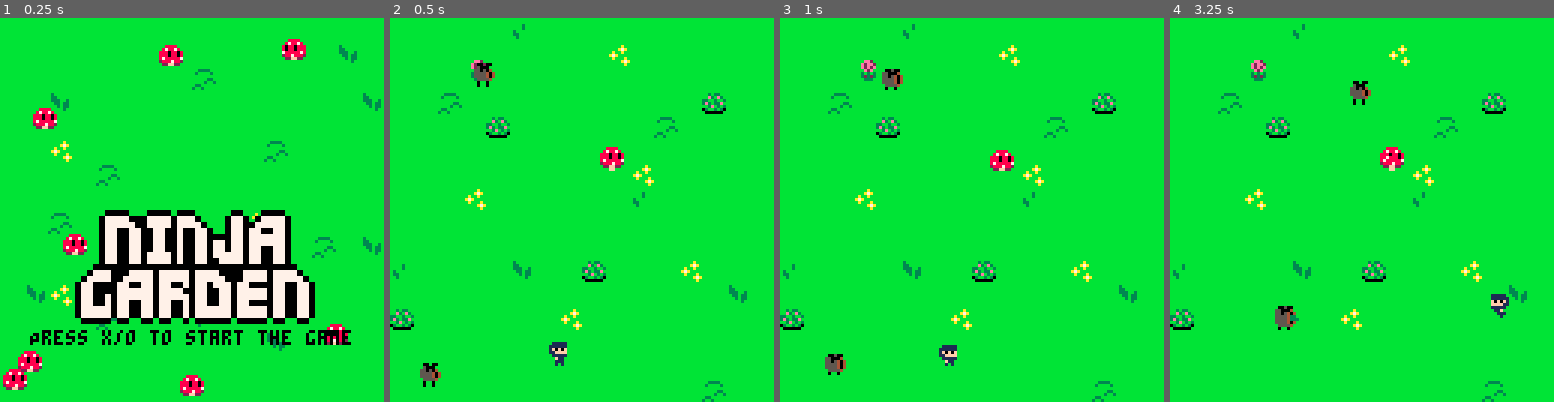
Above: before the commit, frames 1-4 (left to right).
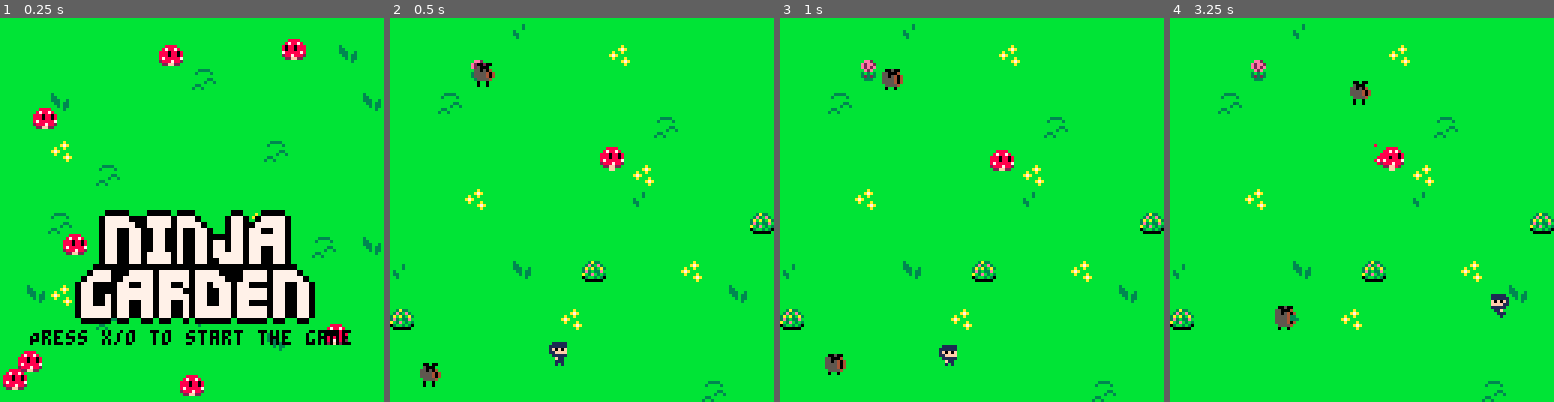
Above: after the commit, the same moments.

Repository: SnoozeTime/Spring2D_2025
Game: PICO-8 cartridge spring.p8
Two runs of this game, one before a commit and one after it. Both use one fixed random seed, a clock stepped at 60 frames per second and the inputs below.
Inputs:
- Up to frame 1 (0.25 s): no input
- Up to frame 2 (0.5 s): tap X (X key) at 0.33 s
- Up to frame 3 (1 s): tap O (Z key) at 0.7 s
- Up to frame 4 (3.25 s): tap X (X key) at 1.07, 1.85, 2.97 s; hold Right 1.6-2.1 s; tap O (Z key) every 0.4 s from 1.7 to 2.9 s; hold Up 2.15-2.42 s; hold Right 2.47-3.03 s; hold Left from 3.08 s (still down)

Frame 1 is identical in both runs. In frame 2, 0.7% of the frame differs, in the area x 0-100%, y 19-80%; in frame 3, 0.7%; in frame 4, 0.8%.

Commit message:
add sprite for animation

Diff:
--- a/spring.p8
+++ b/spring.p8
@@ -13,14 +13,14 @@
 #include gameover.lua
 #include win.lua
 __gfx__
-66666666666666666666666666666666666666666666666666888866bbbbbbbb6666666600000000000000000000000000000000000000000000000000000000
-66666666666666666666666666666666666666666688886668788786bb3b33bb666ee26605444444000000000000000000000000000000000000000000000000
-66666666666666666666666666666666666666666878878688808808bbe3be3b66e2ee2604544444000000000000000000000000000000000000000000000000
-6666666666668666666868666666666666666666888088088880880833bb3bb366e2e2e604454444000000000000000000000000000000000000000000000000
-666666666668786666668666666666666678886688808808878888873e3b33eb666e2e6604445444000000000000000000000000000000000000000000000000
-66666666666686666668686666688666688070868788888728887882bb3eb3b3663b3b3604444544000000000000000000000000000000000000000000000000
-666666666666666666666666668888666688886628887882622ff22603bb3b306632323604444454000000000000000000000000000000000000000000000000
-666666666666666666666666666ff666661ff166622ff226666ff666b000000b6663336604444445000000000000000000000000000000000000000000000000
+66666666866666666866666666666666666666666666666666888866bbbbbbbb6666666600000000000000000000000000000000000000000000000000000000
+66666666666668668666868666666666666666666688886668788786bb3a33bb666ee26605444444000000000000000000000000000000000000000000000000
+66666666666687866666686666666666666666666878878688808808b3e3be3b66e2ee2604544444000000000000000000000000000000000000000000000000
+666666666666686666668686666666666666666688808808888088083aba3ba366e2e2e604454444000000000000000000000000000000000000000000000000
+666666666866666686866666666666666678886688808808878888873e3b33eb666e2e6604445444000000000000000000000000000000000000000000000000
+66666666878666666866666666688666688070868788888728887882ab3eb3b3663b3b3604444544000000000000000000000000000000000000000000000000
+666666666866666686866668668888666688886628887882622ff22603bb3b306632323604444454000000000000000000000000000000000000000000000000
+666666666666666866666686666ff666661ff166622ff226666ff666b000000b6663336604444445000000000000000000000000000000000000000000000000
 04444445bbbbbbbbbbbbbbbbbbbbbbbbbbbbbbbb6666666666111116666666666611111600000000000000000000055555500000000000000000000000000000
 04444445bbbbbbbbb3bbbbbbbb3333bbbbbbbbbb6611111661111116661111166111111600000555555000000000566666650000000000000000000000000000
 04444445bbbbbbbbb33bbbbbb3bbbb3bbbbb3bbb6111111661f0f0f66111111661f0f0f600005666666500000000566161650000000000000000000000000000
@@ -37,14 +37,14 @@
 0000000066111116666f116666666666666666666667777666777766555540466555546600000066666000000000005560000000000000000000000000000000
 0000000066f111666611116666666666666666666777766667777666655554666066066600000666055000000000065560000000000000000000000000000000
 00000000661166166661166666666666666666666666666677766666606606666066066600006600005500000000005000000000000000000000000000000000
-00000000600500666666666666666666bbbbbbbb0000000000000000000000000000000000000000000000000000000000000000000000000000000000000000
-00000000550004666666666666666666bbbbbabb0000000000000000000000000000000000000000000000000000000000000000000000000000000000000000
-000000005505404666666666666ee666bbbba7ab0000000000000000000000000000000000000000000000000000000000000000000000000000000000000000
-0000000055554336336633666333e666bbabbabb0000000000000000000000000000000000000000000000000000000000000000000000000000000000000000
-0000000055554333663366333363e666ba7abbbb0000000000000000000000000000000000000000000000000000000000000000000000000000000000000000
-000000005555404666666666666ee666bbabbbab0000000000000000000000000000000000000000000000000000000000000000000000000000000000000000
-00000000655554666666666666666666bbbbba7a0000000000000000000000000000000000000000000000000000000000000000000000000000000000000000
-00000000606606666666666666666666bbbbbbab0000000000000000000000000000000000000000000000000000000000000000000000000000000000000000
+00000000600500666666666666666666bbbbbbbb6666666600000000000000000000000000000000000000000000000000000000000000000000000000000000
+00000000550004666666666666666666bbbbbabb6611111600000000000000000000000000000000000000000000000000000000000000000000000000000000
+000000005505404666666666666ee666bbbba7ab6111111600000000000000000000000000000000000000000000000000000000000000000000000000000000
+0000000055554336336633666333e666bbabbabb61f0f0f600000000000000000000000000000000000000000000000000000000000000000000000000000000
+0000000055554333663366333363e666ba7abbbb611fffff00000000000000000000000000000000000000000000000000000000000000000000000000000000
+000000005555404666666666666ee666bbabbbab6f11111600000000000000000000000000000000000000000000000000000000000000000000000000000000
+00000000655554666666666666666666bbbbba7a6661116600000000000000000000000000000000000000000000000000000000000000000000000000000000
+00000000606606666666666666666666bbbbbbab6616661600000000000000000000000000000000000000000000000000000000000000000000000000000000
 00000000000000000000055555500000000000000000000000000555555000000000000000000000000005555550000000000000000000000000000000000000
 00000555555000000000566666650000000005555550000000005666666500000000055555500000000056666665000000000000000000000000000000000000
 00005666666500000000566161650000000056666665000000005661616500000000566666650000000056616165000000000000000000000000000000000000
@@ -105,12 +105,12 @@
 1111111111141111111111111111111111111111111111111111111100000000111111111111111111111111111111110000000000000000000000000000000000000000000000000000000000000000000000000000000000000000000000000000000000000000000000000000000000000000000000000000000000000000
 1111111111111111113411111111111111111111111111111111111100000000111111111111111111111111111112110000000000000000000000000000000000000000000000000000000000000000000000000000000000000000000000000000000000000000000000000000000000000000000000000000000000000000
 1111111111111111111111111111111111111111111111111111111100000000111111111111111113111111111111110000000000000000000000000000000000000000000000000000000000000000000000000000000000000000000000000000000000000000000000000000000000000000000000000000000000000000
-1111131111111111111111111107111111111111111111111111111100000000111112111111111111111111111111120000000000000000000000000000000000000000000000000000000000000000000000000000000000000000000000000000000000000000000000000000000000000000000000000000000000000000
-1111111107111111111111131111111111111111111111111111111100000000111111111111111111111111111111110000000000000000000000000000000000000000000000000000000000000000000000000000000000000000000000000000000000000000000000000000000000000000000000000000000000000000
+1111131111111111111111111111111111111111111111111111111100000000111112111111111111111111111111120000000000000000000000000000000000000000000000000000000000000000000000000000000000000000000000000000000000000000000000000000000000000000000000000000000000000000
+1111111111111111111111131111111111111111111111111111111100000000111111111111111111111111111111110000000000000000000000000000000000000000000000000000000000000000000000000000000000000000000000000000000000000000000000000000000000000000000000000000000000000000
 1111111111111111111111111111111111111111111111111111111100000000111134111111111111111113111111110000000000000000000000000000000000000000000000000000000000000000000000000000000000000000000000000000000000000000000000000000000000000000000000000000000000000000
 1111111111111111111134111111111111131111111211111111111100000000111111111311111111111111111111110000000000000000000000000000000000000000000000000000000000000000000000000000000000000000000000000000000000000000000000000000000000000000000000000000000000000000
-1111113411111111111114111111111111110711111111111111111100000000111111111111111111111111111111110000000000000000000000000000000000000000000000000000000000000000000000000000000000000000000000000000000000000000000000000000000000000000000000000000000000000000
-1111111111111111111111111111111111111111111111111111111100000000111113111111111111113411111111110000000000000000000000000000000000000000000000000000000000000000000000000000000000000000000000000000000000000000000000000000000000000000000000000000000000000000
+1111113411111111111114111111111111111111111111111111111100000000111111111111111111111111111111110000000000000000000000000000000000000000000000000000000000000000000000000000000000000000000000000000000000000000000000000000000000000000000000000000000000000000
+1111111111111111111111111111110711111111111111111111111100000000111113111111111111113411111111110000000000000000000000000000000000000000000000000000000000000000000000000000000000000000000000000000000000000000000000000000000000000000000000000000000000000000
 1111111111111111111111111111111111111111111111111111111100000000111111111111111111111111111311120000000000000000000000000000000000000000000000000000000000000000000000000000000000000000000000000000000000000000000000000000000000000000000000000000000000000000
 1411111111121111071111113411111111111114111111111111111100000000111111111111111111111111111111110000000000000000000000000000000000000000000000000000000000000000000000000000000000000000000000000000000000000000000000000000000000000000000000000000000000000000
 1111111111111111111111111111121111111111111111111111110000000000111234111111111111111111111111110000000000000000000000000000000000000000000000000000000000000000000000000000000000000000000000000000000000000000000000000000000000000000000000000000000000000000
@@ -118,7 +118,7 @@
 1111111111111111111111111111111111111111111111111111110000000000111111111111111111111112111111110000000000000000000000000000000000000000000000000000000000000000000000000000000000000000000000000000000000000000000000000000000000000000000000000000000000000000
 1111111111111111111111111111111111111111111112111111110000000000111111111111111111111111111111110000000000000000000000000000000000000000000000000000000000000000000000000000000000000000000000000000000000000000000000000000000000000000000000000000000000000000
 1111111111111111111111111113111111111111111111111111110000000000111111111111111111111111111111110000000000000000000000000000000000000000000000000000000000000000000000000000000000000000000000000000000000000000000000000000000000000000000000000000000000000000
-1111111311111111111111111111111111111111111111111111110000000000000000000000000000000000000000000000000000000000000000000000000000000000000000000000000000000000000000000000000000000000000000000000000000000000000000000000000000000000000000000000000000000000
+1111111311110711111111111111111111111111111111111111110000000000000000000000000000000000000000000000000000000000000000000000000000000000000000000000000000000000000000000000000000000000000000000000000000000000000000000000000000000000000000000000000000000000
 1111111111111112111111111111111111111114111111111111110000000000000011000000000000000000000000000000000000000000000000000000000000000000000000000000000000000000000000000000000000000000000000000000000000000000000000000000000000000000000000000000000000000000
 1111111111111111111111111111111111111111111111111111110000000000000011000000000000000000000000000000000000000000000000000000000000000000000000000000000000000000000000000000000000000000000000000000000000000000000000000000000000000000000000000000000000000000
 1111111111111111111111111111111111111111111111111111110000000000000011000000000000000000000000000000000000000000000000000000000000000000000000000000000000000000000000000000000000000000000000000000000000000000000000000000000000000000000000000000000000000000
Not shown, changed: Assets/Sprites/spritesheet.png
Not shown, changed: Assets/Sprites/spritesheet.pyxel
